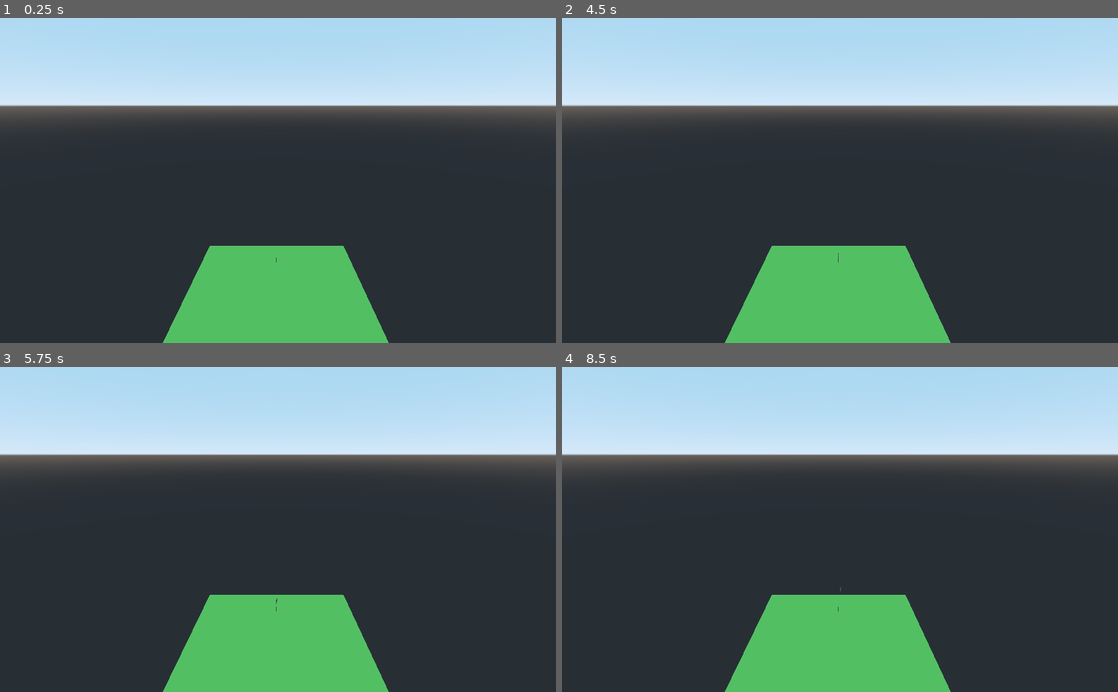
Above: before the commit, frames 1-4 (two rows, left to right).
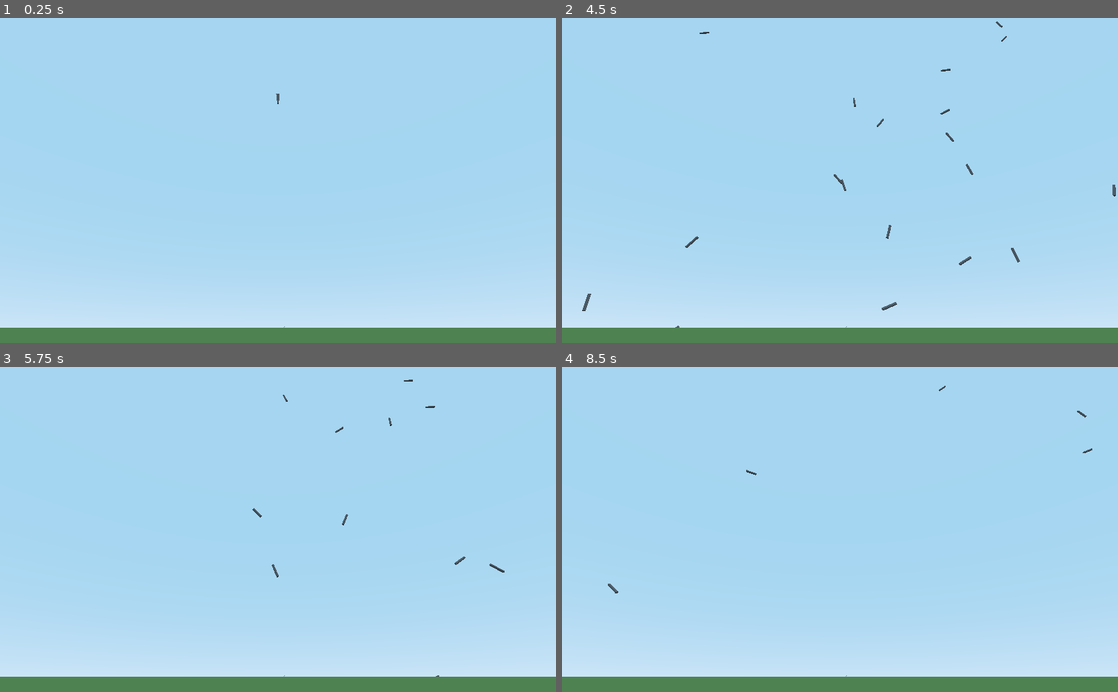
Above: after the commit, the same moments.

Repository: rdaa/AIRLander
Game: Godot game, scene res://Main.tscn
Same seed, same stepped clock (60 frames per second), same inputs: the game is played once before the commit and once after it.
Inputs:
- Up to frame 1 (0.25 s): no input
- Up to frame 2 (4.5 s): tap Enter at 0.5 s
- Up to frame 3 (5.75 s): no input
- Up to frame 4 (8.5 s): no input

The runs differ from the first frame. In frame 1, 83% of the frame differs, in the area x 0-100%, y 14-100%; in frame 2, 83%; in frame 3, 83%, in the area x 0-100%, y 3-100%; in frame 4, 83%.

Commit message:
Funciona la 1ª generacion

Diff:
--- a/AIRLander/Main.gd
+++ b/AIRLander/Main.gd
@@ -4,17 +4,13 @@
 # var a = 2
 # var b = "text"
 onready var s = load("res://Starship.gd")
-
-onready var Starship_scene = preload("res://Starship.tscn")
-
-var pos = Vector2(0.0,500.0)
-var vel = Vector2(0.0,0.0)
-var gamma = Vector2(0.0,0.0)
-var theta = 90
+var pos = Vector2(0.0, 1200)
+var vel = Vector2(0.0,-250)
+var acc = Vector2(0.0,0.0)
 var s1
 var ss
 #GA
-var popSize = 1
+var popSize = 100
 var pop = []
 var genes = []
 
@@ -25,15 +21,16 @@
 func _ready():
 
 
-	s1 = s.new(pos,vel,gamma)
-	s1.name = "hola"
-	add_child(s1)
+	#s1 = s.new(pos,vel,gamma)
+	#s1.name = "hola"
+	#add_child(s1)
 	#s1.crear()
 	#s1.update()
 	#ss = Starship_scene.instance()
 	#add_child(ss)
+	randomize()
 	for i in range(popSize):
-		ss = s.new(pos,vel,gamma)
+		ss = s.new(pos,vel,acc)
 		ss.name = "Starship"+str(i)
 		pop.append(ss)
 		add_child(ss)
--- a/AIRLander/Main.tscn
+++ b/AIRLander/Main.tscn
@@ -1,46 +1,36 @@
-[gd_scene load_steps=7 format=2]
+[gd_scene load_steps=5 format=2]
 
 [ext_resource path="res://Main.gd" type="Script" id=1]
 
 [sub_resource type="CubeMesh" id=1]
+size = Vector3( 1000, 50, 1000 )
 
 [sub_resource type="SpatialMaterial" id=2]
-albedo_color = Color( 0.717647, 0.494118, 0.494118, 1 )
+albedo_color = Color( 0.611765, 0.823529, 0.45098, 1 )
 
-[sub_resource type="CubeMesh" id=3]
-size = Vector3( 2000, 0.1, 2000 )
-
-[sub_resource type="SpatialMaterial" id=4]
-albedo_color = Color( 0.513726, 0.909804, 0.415686, 1 )
-
-[sub_resource type="BoxShape" id=5]
-extents = Vector3( 2000, 0.1, 2000 )
+[sub_resource type="CylinderMesh" id=3]
+height = 100.0
 
 [node name="Main" type="Node"]
 script = ExtResource( 1 )
 
 [node name="Camera" type="Camera" parent="."]
-transform = Transform( 1, 0, 0, 0, 0.951545, 0.30751, 0, -0.30751, 0.951545, 19.809, 2000, 2000 )
+transform = Transform( -1, -4.37114e-08, -7.57104e-08, 0, 0.866026, -0.5, 8.74228e-08, -0.5, -0.866026, 0, 0, -1000 )
+fov = 59.0
 far = 8192.0
+
+[node name="Suelo" type="MeshInstance" parent="."]
+mesh = SubResource( 1 )
+material/0 = SubResource( 2 )
 
 [node name="StarshipContainer" type="Node" parent="."]
 
-[node name="rot" type="Spatial" parent="."]
-transform = Transform( 0.604023, -0.719846, 0.34202, 0.766044, 0.642788, 0, -0.219846, 0.262003, 0.939693, 0, 0, 0 )
-visible = false
+[node name="Spatial" type="Spatial" parent="."]
+transform = Transform( 1, 0, 0, 0, 1, 0, 0, 0, 1, 5, 10, 0 )
 
-[node name="lin" type="Spatial" parent="rot"]
-transform = Transform( 1, 0, 0, 0, 1, 0, 0, 0, 1, 0, 0, 5 )
+[node name="Spatial" type="Spatial" parent="Spatial"]
+transform = Transform( 0.866025, -0.5, 0, 0.5, 0.866025, 0, 0, 0, 1, 0, 0, 0 )
 
-[node name="MeshInstance" type="MeshInstance" parent="rot/lin"]
-mesh = SubResource( 1 )
-material/0 = SubResource( 2 )
-
-[node name="Area" type="Area" parent="."]
-
-[node name="MeshInstance" type="MeshInstance" parent="Area"]
+[node name="MeshInstance" type="MeshInstance" parent="Spatial/Spatial"]
 mesh = SubResource( 3 )
-material/0 = SubResource( 4 )
-
-[node name="CollisionShape" type="CollisionShape" parent="Area"]
-shape = SubResource( 5 )
+material/0 = null
--- a/AIRLander/Matrix.gd
+++ b/AIRLander/Matrix.gd
@@ -18,15 +18,26 @@
     return matrix
 
 func multiply_mv(a,b):
-    var vector = []
+    var vector
     var res
-    #print("Msize:",a[0].size())
-    #print("Vsize",b.size())
-    for i in range(a.size()):
-        res = 0
-        for j in range(a[i].size()):
-            res += a[i][j] * b[j]
-        vector.append(res)
+
+    if typeof(b) == TYPE_VECTOR2:
+        vector = Vector2(0,0)
+        for i in range(a.size()):
+            res = 0
+            for j in range(a[i].size()):
+                res += a[i][j] * b[j]
+            vector[i] = res
+
+    else:
+        vector = []
+        #print("Msize:",a[0].size())
+        #print("Vsize",b.size())
+        for i in range(a.size()):
+            res = 0
+            for j in range(a[i].size()):
+                res += a[i][j] * b[j]
+            vector.append(res)
     return vector
 
 func map(valor:float, istart:float, istop:float, ostart:float, ostop:float):
--- a/AIRLander/NNController.gd
+++ b/AIRLander/NNController.gd
@@ -96,7 +96,7 @@
     #print(output)
     output[2] = tanh(auxV[2])
     #print(output[2])
-    output[2] = range_lerp(output[2],-1.0,1.0,0.0,4000000.0)
+    output[2] = range_lerp(output[2],-1.0,1.0,0.0,10000000.0)
     #print(output[2])
     output[3] = tanh(auxV[3])
     #print(output[3])
--- a/AIRLander/NeuralNetwork.gd
+++ b/AIRLander/NeuralNetwork.gd
@@ -72,11 +72,11 @@
     #print(output)
     # output[2] = tanh(input[2])
     # #print(output[2])
-    output[2] = range_lerp(output[2],-1.0,1.0,0.0,100000.0)
+    output[2] = range_lerp(output[2],-1.0,1.0,0.0,5000000.0)
     # #print(output[2])
     # output[3] = tanh(auxV[3])
     # #print(output[3])
-    #output[3] = range_lerp(output[3],-1,1,-2,2)
+    output[3] = range_lerp(output[3],-1,1,-7.5,7.5)
     #print(auxV[3])
-    print(output)
+    #print(output)
     return output
--- a/AIRLander/Starship.gd
+++ b/AIRLander/Starship.gd
@@ -6,6 +6,9 @@
 var r :Vector2
 var v :Vector2
 var gamma :Vector2
+var acGlobal :Vector2
+var vGlobal :Vector2
+
 var alpha :float
 var w :float
 var theta :float
@@ -47,6 +50,8 @@
 
 	r = r_in
 	v = v_in
+	vGlobal = v_in
+	acGlobal = gamma_in
 	# rglobal
 	# vglobal
 	# gammaglobal
@@ -76,8 +81,8 @@
 	I2D = Itensor.x.x #El valor que vamos a usar en el problema 2D, es la única dirección en la que lo giraremos
 #	print(I2D)
 	beta = 0.7 #Ángulo de la tobera del motor respecto al eje longitudinal
-	Ftmax = 0  #Máximo empuje del motor cohete
-	g = 0
+	Ftmax = 100000  #Máximo empuje del motor cohete
+	g = 10
 
 	#RCS -- en el extremo superior, apuntando a -x y +x
 	Frcs = [Vector2(-1000,0),Vector2(1000,0)] #Vectores de empuje del control de actitud (RCS)
@@ -87,7 +92,7 @@
 
 	fuerzas = [] #Aquí entrarán las fuerzas en cada momento para iterar en ellas
 	ri = [] #Brazos de las fuerzas respecto al CM (para calcular los momentos)
-	Dt = 0.1 #Paso de tiempo en segundos
+	Dt = 0.05 #Paso de tiempo en segundos
 
 
 
@@ -98,8 +103,8 @@
 func _ready():
 
 	add_child(ss)
-	ssrot = get_node("Starship/Starship-rotation")
-	sslin = get_node("Starship/Starship-rotation/Starship-linear")
+	sslin = get_node("Starship/Starship-rotation")
+	ssrot = get_node("Starship/Starship-rotation/Starship-linear")
 	mesh = get_node("Starship/Starship-rotation/Starship-linear/MeshInstance")
 	sslin.set_translation(Vector3(r.x,r.y,0))
 	var perceptron1 = perceptron.new([-0.5,-0.5],0)
@@ -126,10 +131,11 @@
 	applyThrust(beta)
 	applyRCS()
 	applyG()
+	applyFriccion()
 
 	#print('ri:', ri)
 
-
+	#print(Ftmax)
 	#Newton
 	var Sfuerzas = Vector2(0.0,0.0)
 	#print(fuerzas)
@@ -141,6 +147,12 @@
 	#print(Sfuerzas)
 	gamma = (1/m)*Sfuerzas
 	#print("gamma",gamma)
+	Q = calcularQ()
+	#print("Q",Q)
+	acGlobal = mat.multiply_mv(Q,gamma)
+	vGlobal += acGlobal*Dt
+	r += vGlobal*Dt
+
 
 	#Momentos
 	alpha = 0
@@ -152,17 +164,11 @@
 #		print(ri[i].cross(fuerzas[i]))
 	alpha /= I2D
 
-	Q = computeQ()
+
 	#velocidad
 	v += gamma*Dt
 	#posicion
-	var dr
-	var dr_vector :Vector2
-	dr = mat.multiply_mv(Q,v)
-	for i in range(len(dr)):
-		dr_vector[i] = dr[i]
-	dr_vector *= Dt
-	r += dr_vector
+
 	#r += v*Dt
 	#vel. angular
 	w += alpha *Dt
@@ -176,7 +182,7 @@
 
 
 
-func computeQ():
+func calcularQ():
 	var matriz
 	matriz = []
 	matriz.append([cos(deg2rad(theta)), -sin(deg2rad(theta))])
@@ -205,7 +211,9 @@
 
 
 func applyFriccion():
-	var friccion = -0.2*v
+	var friccion = -20000*vGlobal
+	fuerzas.append(friccion)
+	ri.append(Vector2(0.0,0.0))
 
 
 
@@ -228,19 +236,23 @@
 func procesarNN():
 	var inputNN = []
 	var output = []
+	var normalizedInput
 	#print(r)
 	for i in range(2):
-		inputNN.append(r[i]/1000.0)
+		normalizedInput = (r[i]/1000.0)
+		inputNN.append(normalizedInput)
 	for i in range(2):
-		inputNN.append(v[i]/100.0)
+		normalizedInput = (v[i]/200.0)-0.5
+		inputNN.append(normalizedInput)
 	for i in range(2):
-		inputNN.append(gamma[i]/10.0)
-
-	inputNN.append(theta/360.0)
-	inputNN.append(w/10.0)
-	inputNN.append(alpha/10.0)
-
-	#print(inputNN)
+		normalizedInput = (gamma[i]/10.0)-0.5
+		inputNN.append(normalizedInput)
+
+	inputNN.append((theta/45.0)-0.5)
+	inputNN.append((w/5.0)-0.5)
+	inputNN.append((alpha/2.0)-0.5)
+
+	print("input",inputNN)
 	output = NN1.feedForward(inputNN)
 	RCS = [output[0], output[1]]
 	Ftmax = output[2]
--- a/AIRLander/Starship.tscn
+++ b/AIRLander/Starship.tscn
@@ -6,14 +6,8 @@
 height = 50.0
 
 [sub_resource type="SpatialMaterial" id=2]
-albedo_color = Color( 0.592157, 0.592157, 0.568627, 1 )
+albedo_color = Color( 0.666667, 0.627451, 0.627451, 1 )
 metallic = 0.34
-
-[sub_resource type="CylinderMesh" id=3]
-height = 50.0
-
-[sub_resource type="SpatialMaterial" id=4]
-albedo_color = Color( 0.796078, 0.8, 0.203922, 1 )
 
 [node name="Starship" type="Spatial"]
 
@@ -24,8 +18,3 @@
 [node name="MeshInstance" type="MeshInstance" parent="Starship-rotation/Starship-linear"]
 mesh = SubResource( 1 )
 material/0 = SubResource( 2 )
-
-[node name="MeshInstance" type="MeshInstance" parent="Starship-rotation/Starship-linear/MeshInstance"]
-transform = Transform( 1, 0, 0, 0, 1, 0, 0, 0, 1, 0, -24.6245, 0 )
-mesh = SubResource( 3 )
-material/0 = SubResource( 4 )
--- a/AIRLander/project.godot
+++ b/AIRLander/project.godot
@@ -36,6 +36,11 @@
 run/main_scene="res://Main.tscn"
 config/icon="res://icon.png"
 
+[debug]
+
+settings/fps/force_fps=20
+settings/stdout/print_fps=true
+
 [rendering]
 
 environment/default_environment="res://default_env.tres"
Not shown: 1 places in AIRLander/Starship.tscn that only renumber resources
